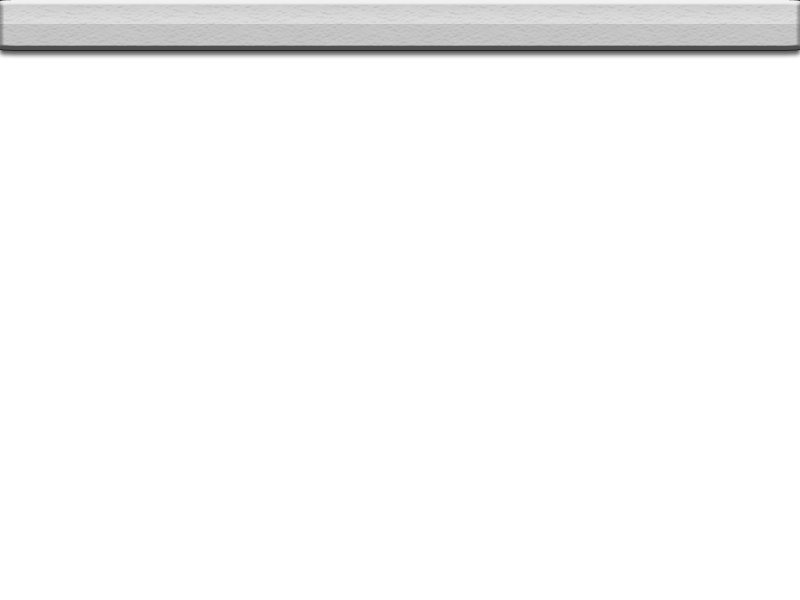
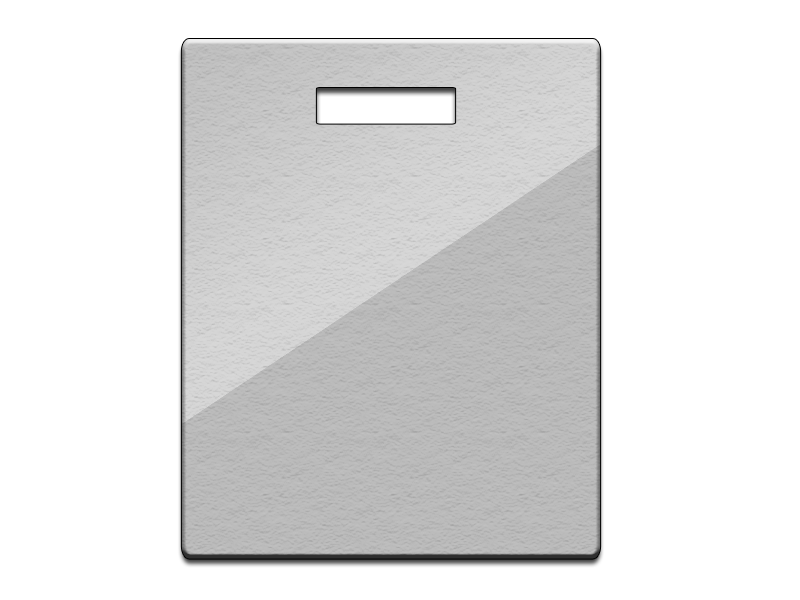
Before/after of a w=800, h=600 layered artwork. What changed in the layer stack:
hid "HUD" over 0, 0, 800, 50
added layer "Background copy" above "Background copy 5" over 316, 88, 456, 124
added layer "Background copy 5" above "Background" over 181, 39, 601, 559
